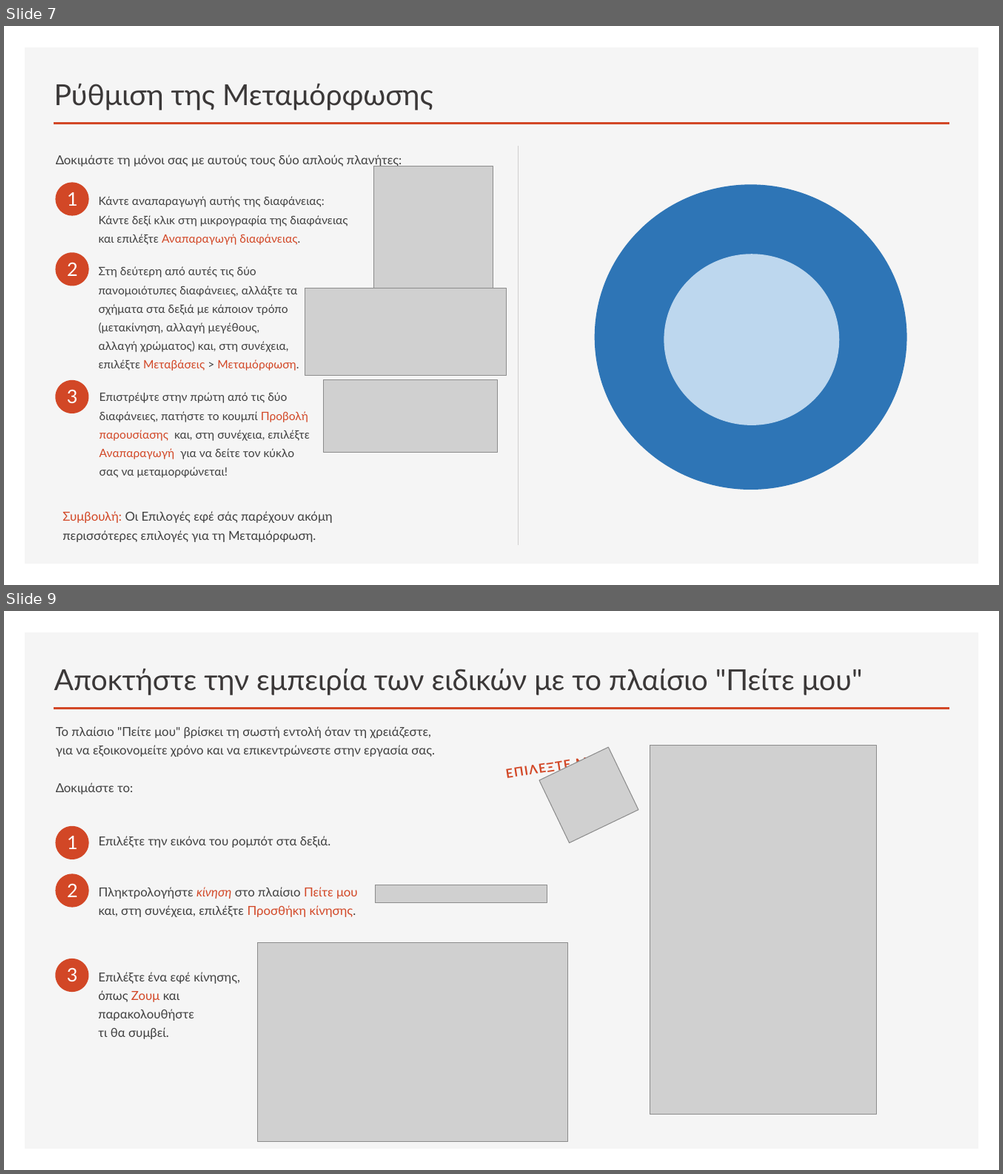
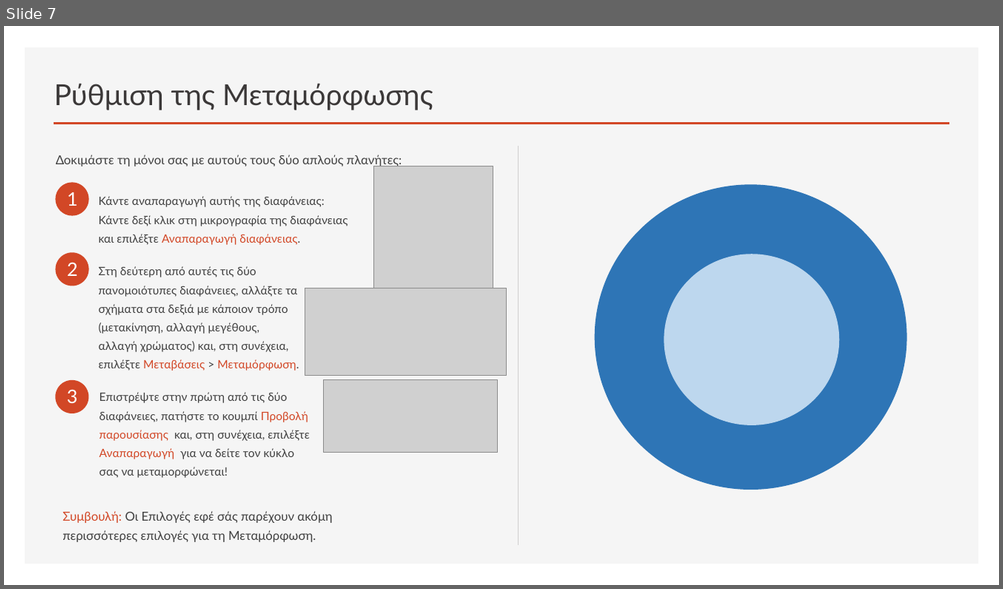
Before and after one commit to nikosbampis/Machine-Learning, a slide deck: machine-learning-12-13.pptx. Shown one above the other, each under a label of ours: slides 7 and 9 before the commit, slide 7 after it; the slides between them are not shown. The pictures are 1003x1174 and 1003x589 pixels, drawn with LibreOffice and Linux fonts; fonts in the diff are those of the drawing; grey boxes stand for pictures. Boxes give left, top, right and bottom in pixels: in the first picture for what was removed or moved away, otherwise in the second. Text is boxed around its words. In the diff, an @@ line names an element or a change of style, - is before the commit and + after.

```diff
--- a/machine-learning-12-13.pptx
+++ b/machine-learning-12-13.pptx
@@ slide 9 removed at <box>4,611,999,1170</box>, background #FFFFFF; not listed: 2 template elements that a slide beside it also shows @@
@@ title removed at <box>54,668,862,695</box> @@
-Αποκτήστε την εμπειρία των ειδικών με το πλαίσιο "Πείτε μου"
@@ text removed at <box>56,726,435,795</box> @@
-Το πλαίσιο "Πείτε μου" βρίσκει τη σωστή εντολή όταν τη χρειάζεστε,
-για να εξοικονομείτε χρόνο και να επικεντρώνεστε στην εργασία σας.
-Δοκιμάστε το:
@@ text removed at <box>495,748,608,800</box> @@
-ΕΠΙΛΕΞΤΕ ΜΕ
@@ picture removed at <box>539,747,638,843</box> @@
@@ picture removed at <box>649,745,876,1116</box> @@
@@ ellipse removed at <box>56,826,89,860</box> @@
@@ text removed at <box>67,836,78,849</box> @@
-1
@@ text removed at <box>99,836,331,848</box> @@
-Επιλέξτε την εικόνα του ρομπότ στα δεξιά.
@@ ellipse removed at <box>56,874,89,908</box> @@
@@ text removed at <box>67,883,78,897</box> @@
-2
@@ text removed at <box>99,887,358,917</box> @@
-Πληκτρολογήστε κίνηση στο πλαίσιο Πείτε μου και, στη συνέχεια, επιλέξτε Προσθήκη κίνησης.
@@ picture removed at <box>375,886,546,903</box> @@
@@ picture removed at <box>258,943,568,1142</box> @@
@@ ellipse removed at <box>56,959,89,992</box> @@
@@ text removed at <box>67,968,78,982</box> @@
-3
@@ text removed at <box>98,972,240,1039</box> @@
-Επιλέξτε ένα εφέ κίνησης, όπως Ζουμ και παρακολουθήστε
-τι θα συμβεί.
```
Also in this commit, not shown: 2 slides changed, 4 slides added, 3 other slides removed.
